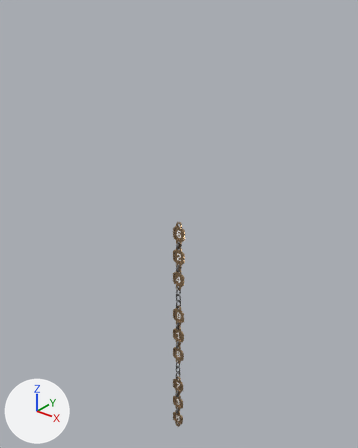
An edit to the glTF model models/lines/lines.gltf, drawn before and after from the same camera.
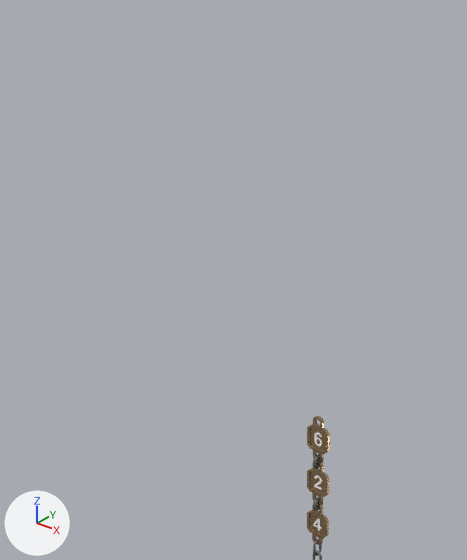
There are two pictures of each version: one whole from a camera (50 mm lens) standing at (4.94, -6.16, 4.02) and looking at (-0.19, 0.26, 0.04), one close up on the part from 3% to 72% of the width and 0% to 67% of the height. The lights are fixed; the arrows at lower left show +X, +Y and +Z. Where no turn or scale is listed for an object, it has been applied to the vertices.

Names of what the first close-up shows: 'lines_2', 'lines_4', 'lines_6'.
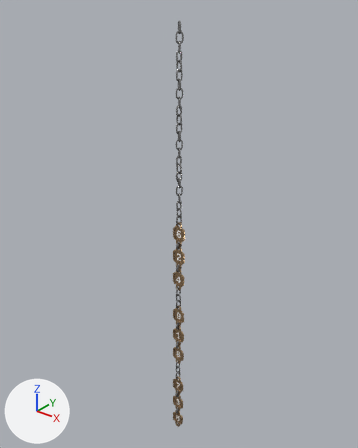
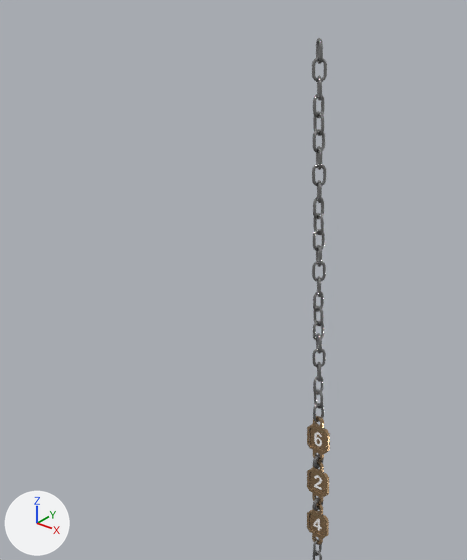
Location of each change, (x1, y1, x2, y2) in pixels of the close-ups (467 x 560 px):
```json
{"object": "chain.001", "change": "added", "after": [312, 38, 327, 422]}
```

Scene script edits in JSON lines:
```json
{"op": "add", "block": "me_untitled", "code": ["me_untitled = bpy.data.meshes.new('Untitled')", "me_untitled.from_pydata(...)  # 5264 vertices, 10560 faces; spans x -0.07..0.06, y -0.06..0.06, z 0.18..3.53", "me_untitled.materials.append(mat_chain)"]}
{"op": "add", "block": "ob_chain_001", "code": ["ob_chain_001 = bpy.data.objects.new('chain.001', me_untitled)", "ob_chain_001.location = (0.01, 0.01, 0.0)"]}
```
